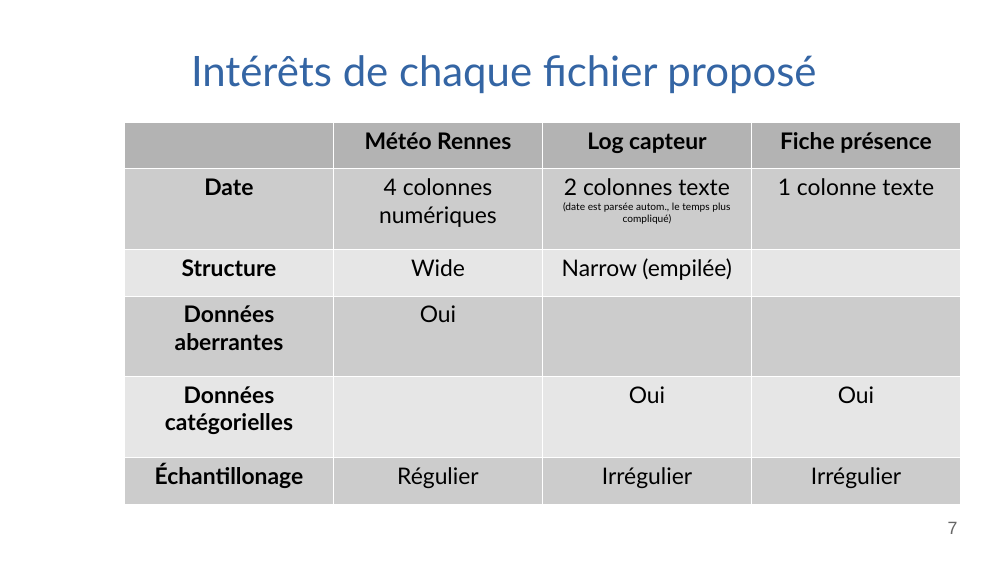
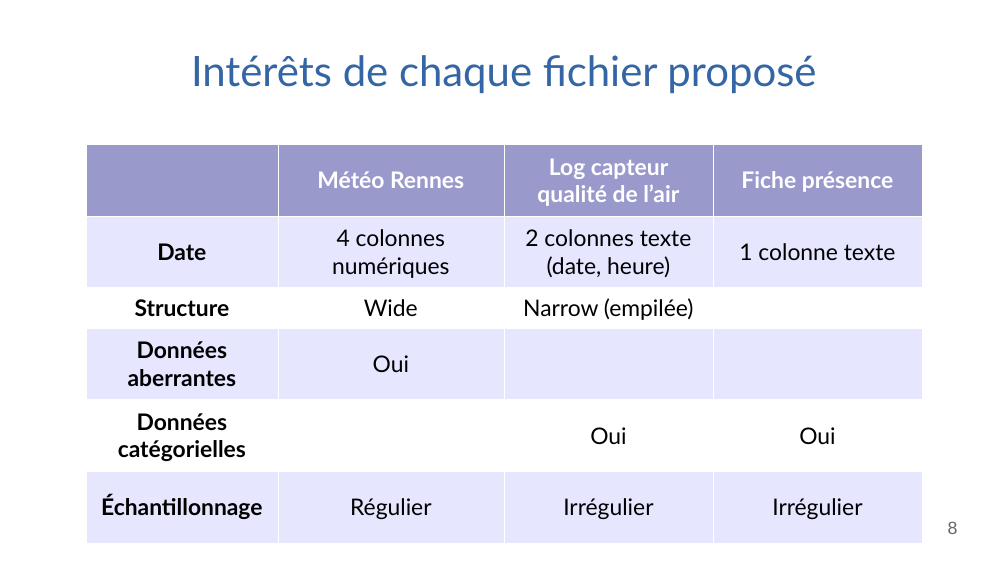
Before and after one commit to pierre-haessig/matlab-data-course, a slide deck: slide 8 of BE Data diapos.odp (slide 7 before the commit). Drawn at 1008x567 pixels with LibreOffice and Linux fonts; fonts in the diff are those of the drawing. Boxes give left, top, right and bottom in pixels: in the first picture for what was removed or moved away, otherwise in the second. Text is boxed around its words. In the diff, an @@ line names an element or a change of style, - is before the commit and + after.

```diff
--- a/BE Data diapos.odp
+++ b/BE Data diapos.odp
@@ table at (86, 145, 923, 542) @@
-row 1, column 3: Log capteur
+row 1, column 3: Log capteur qualité de l’air
-row 2, column 3: 2 colonnes texte (date est parsée autom., le temps plus compliqué)
+row 2, column 3: 2 colonnes texte (date, heure)
-row 6, column 1: Échantillonage
+row 6, column 1: Échantillonnage
@@ fill #B3B3B3 to #9999CC in row 1 @@
@@ fill #CCCCCC to #E6E6FF in 12 cells @@
@@ fill #E6E6E6 to #FFFFFF in 8 cells @@
@@ text colour #000000 to #FFFFFF in "Météo Rennes", "Fiche présence" @@
@@ table: place and size @@
-table at (124, 122, 962, 504)
+table at (86, 145, 923, 542)
@@ page number at (948, 521, 958, 534): text changed @@
-7
+8
```
Also in this commit, not shown: 6 other slides changed, 10 slides added, 6 slides removed, 5 other files.
